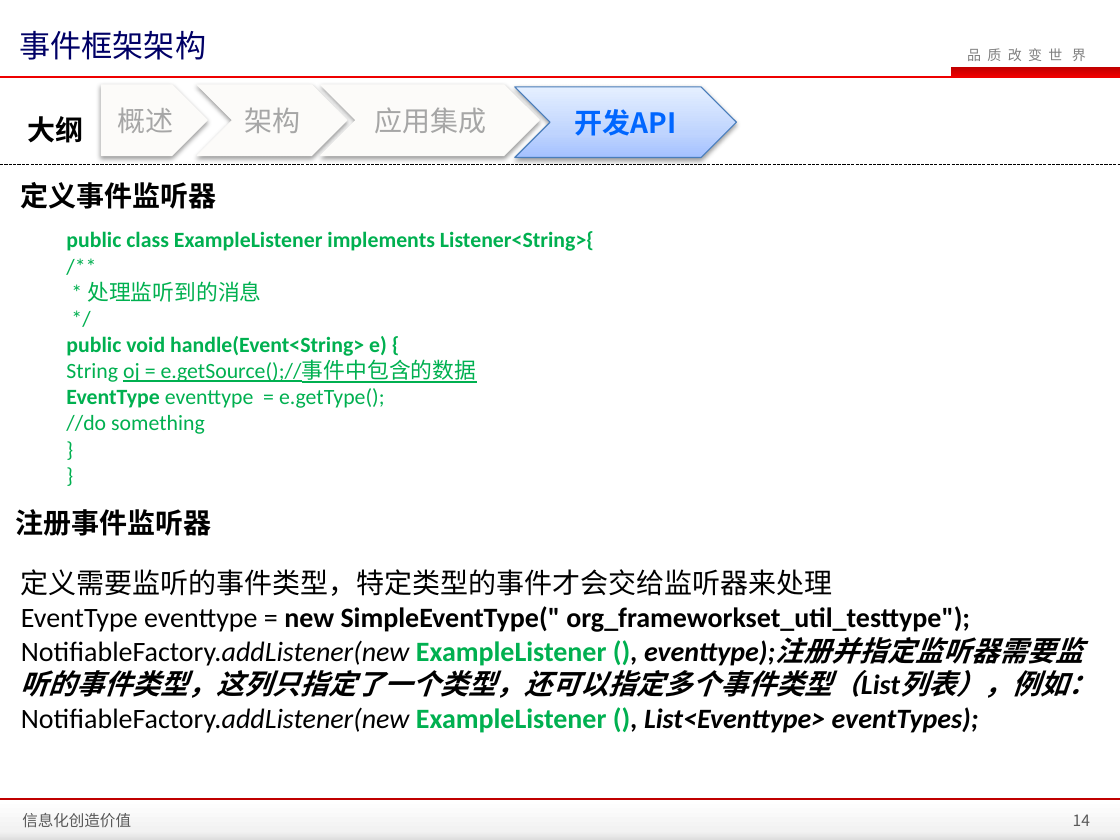
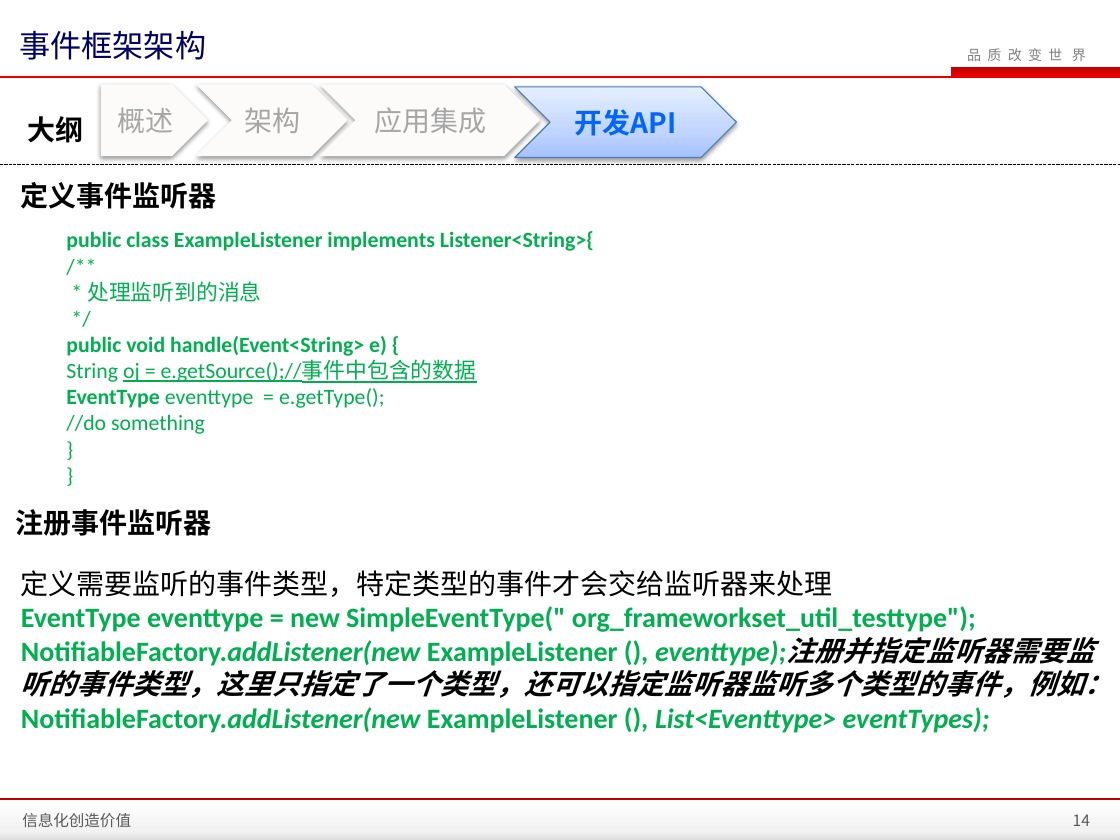
Before and after one commit to zhanght86/bboss-cms, a slide deck: slide 14 of 文档/平台分布式事件框架介绍.pptx. Drawn at 1120x840 pixels with LibreOffice and Linux fonts; fonts in the diff are those of the drawing; background and template pictures are left out. Boxes give left, top, right and bottom in pixels: in the first picture for what was removed or moved away, otherwise in the second. Text is boxed around its words. In the diff, an @@ line names an element or a change of style, - is before the commit and + after.

```diff
--- a/文档/平台分布式事件框架介绍.pptx
+++ b/文档/平台分布式事件框架介绍.pptx
@@ text at (21, 606, 990, 733): text colour #000000 to #00B050 in "EventType eventtype = new SimpleEventType(" org_frameworkset ...", "NotifiableFactory.addListener(new (), List<Eventtype> eventT ..."; bold on in "EventType eventtype =", "NotifiableFactory.addListener(new" @@
@@ text at (21, 631, 1113, 698): text changed; text colour #000000 to #00B050 @@
-NotifiableFactory.addListener(new ExampleListener (), eventtype);注册并指定监听器需要监听的事件类型，这列只指定了一个类型，还可以指定多个事件类型（List列表），例如：
+NotifiableFactory.addListener(new ExampleListener (), eventtype);注册并指定监听器需要监听的事件类型，这里只指定了一个类型，还可以指定监听器监听多个类型的事件，例如：
```
Also in this commit, not shown: 2 other slides changed, 12 other files.
